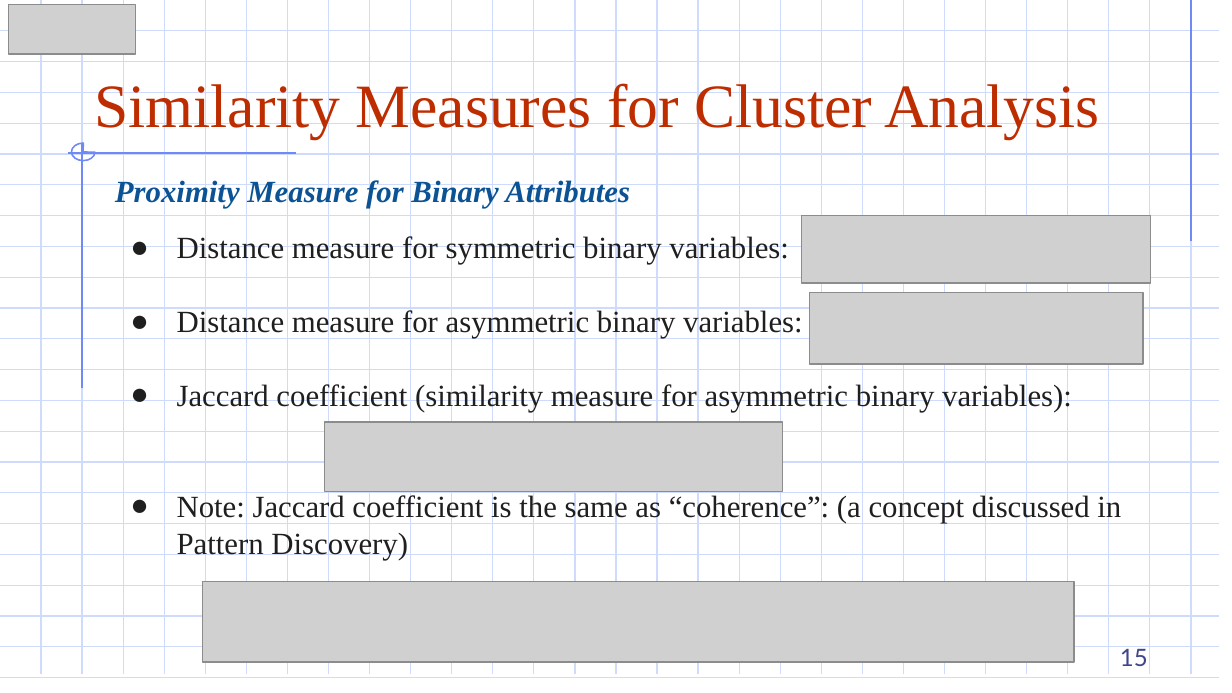
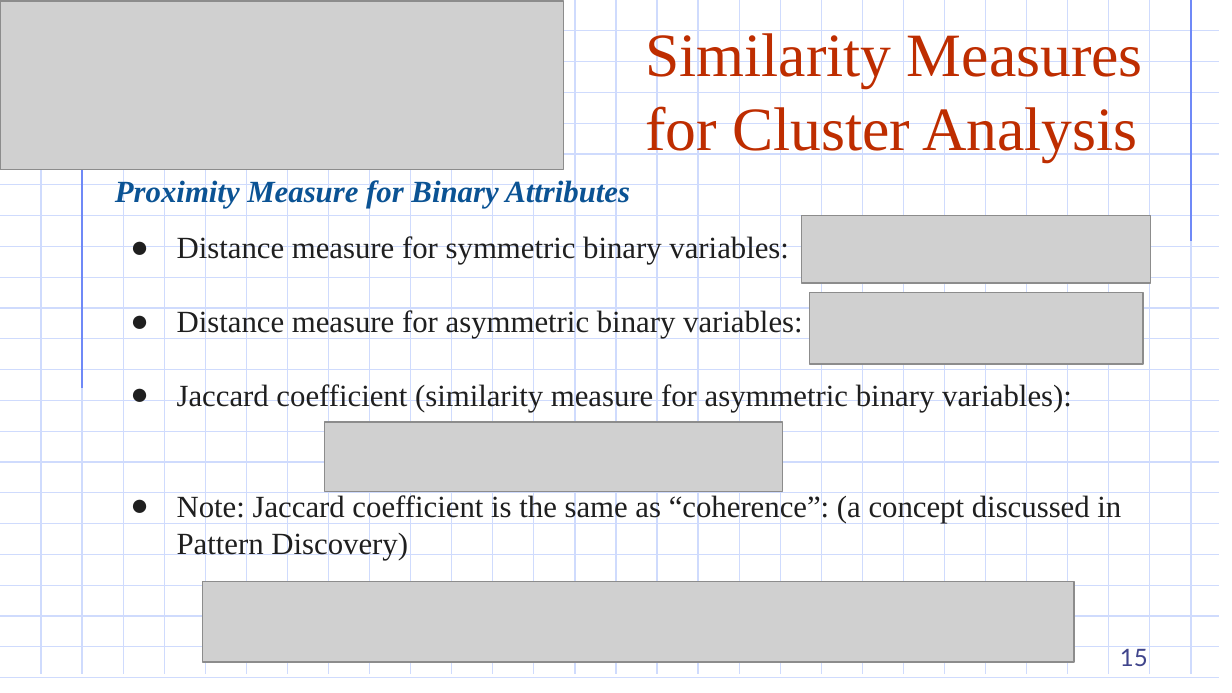
Before and after one commit to DazielNguyen/DBM302m, a slide deck: slide 15 of slides/Chapter 04/4.2 Similarity Measures for Cluster Analysis.pptx. Drawn at 1232x693 pixels with LibreOffice and Linux fonts; fonts in the diff are those of the drawing; grey boxes stand for pictures. Boxes give left, top, right and bottom in pixels: in the first picture for what was removed or moved away, otherwise in the second. Text is boxed around its words. In the diff, an @@ line names an element or a change of style, - is before the commit and + after.

```diff
--- a/slides/Chapter 04/4.2 Similarity Measures for Cluster Analysis.pptx
+++ b/slides/Chapter 04/4.2 Similarity Measures for Cluster Analysis.pptx
@@ picture added at (x1=0, y1=1, x2=563, y2=170) @@
@@ picture removed at (x1=9, y1=5, x2=136, y2=54) @@
@@ title "Similarity Measures for Cluster Analysis" rewrapped from (x1=94, y1=79, x2=1099, y2=139) to (x1=646, y1=27, x2=1143, y2=161) @@
@@ freeform shape removed at (x1=71, y1=143, x2=95, y2=160) @@
@@ line removed from (296, 153) to (68, 153) @@
```
Also in this commit, not shown: 4 other slides changed, 2 other files.
